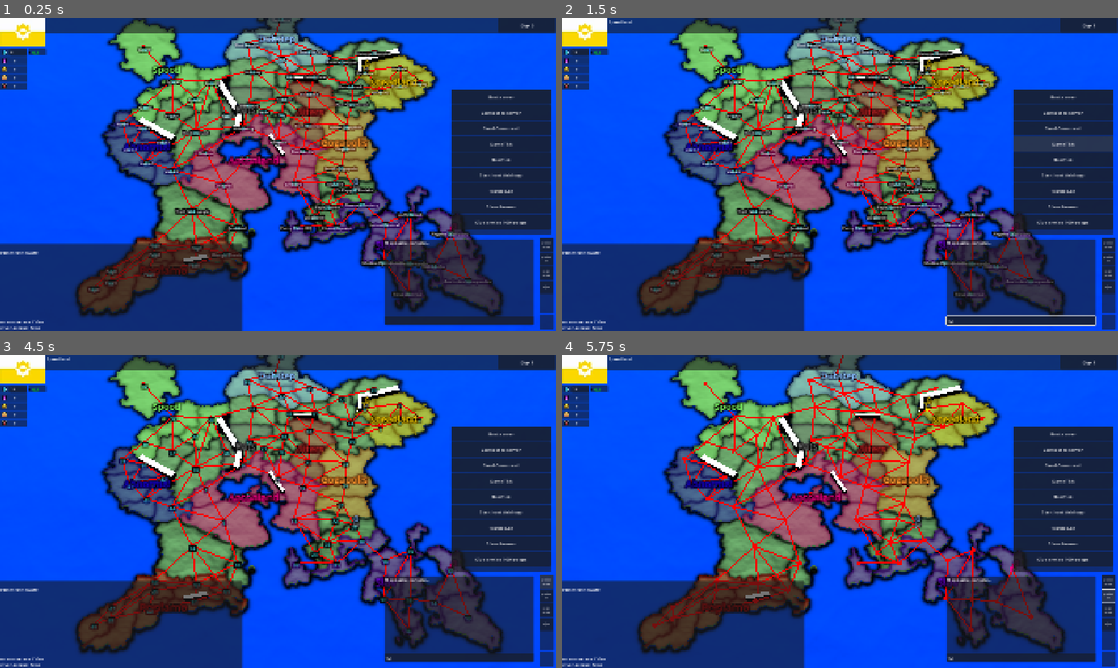
Above: before the commit, frames 1-4 (two rows, left to right).
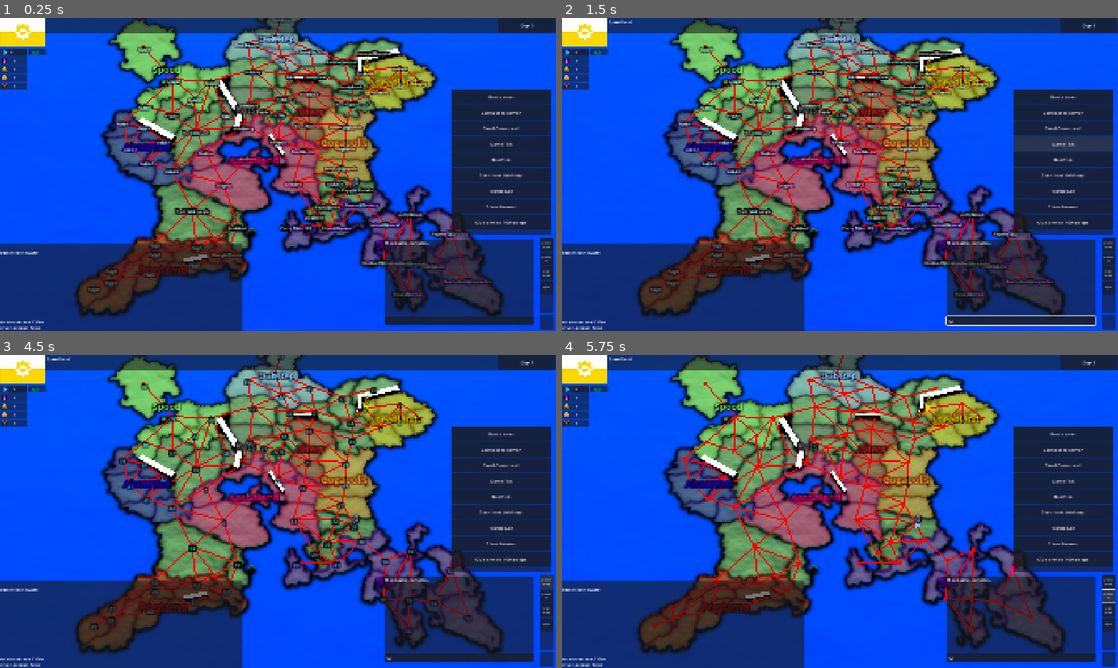
Above: after the commit, the same moments.

Repository: adrutkow/MapGame
Game: Godot game, scene res://node_3d.tscn
Two runs of this game, one before a commit and one after it. Both use one fixed random seed, a clock stepped at 60 frames per second and the inputs below. The engine's default icon, where the game draws it, is replaced by a stand-in: a white triangle on a blue panel in a dark square.
Inputs (mouse positions are in pixels of both pictures, inside the frame that each line leads up to):
- Up to frame 1 (0.25 s): no input
- Up to frame 2 (1.5 s): click (1017, 321) at 0.52 s; type "12" at 0.6 s; click "GameTick" at 1.25 s
- Up to frame 3 (4.5 s): click "Show Armies" at 2 s; click (22, 367) at 2.75 s; click (544, 658) at 3.5 s; click "province names" at 4.25 s
- Up to frame 4 (5.75 s): click "province ids" at 5 s

The runs differ from the first frame. In frame 1, less than 0.1% of the frame differs, in the area x 63-82%, y 15-69%; in frame 2, less than 0.1%; in frame 3, less than 0.1%; in frame 4, less than 0.1%, in the area x 63-82%, y 15-70%.

Commit message:
More military progress

Diff:
--- a/Scripts/Resources/army.gd
+++ b/Scripts/Resources/army.gd
@@ -11,6 +11,7 @@
 var move_target: int = -1;
 var move_progress: float = 0.0;
 var speed: float = 50.0;
+var defeated: bool = false;
 
 func tick_movement():
 	move_progress += speed;
@@ -20,8 +21,27 @@
 		move_to_province(move_target);
 
 func move_to_province(p: int):
+	var armies: Array[int];
+
+	armies = GameInstance.game_instance.get_army_ids_in_province(p);
+	if (not is_defeated() and GameInstance.game_instance.province_has_active_enemy_army(p)):
+		start_combat(p);
+		return;
+
 	if (p != -1):
 		province_id = p;
+
+func start_combat(target_province: int):
+	var temp: Combat;
+
+	temp = Combat.new();
+	temp.armies.append(self.army_id);
+	for i in GameInstance.game_instance.get_army_ids_in_province(target_province):
+		temp.armies.append(i);
+	desired_path = [];
+
+	GameInstance.game_instance.combats.append(temp);
+
 
 func get_next_move_target() -> int:
 	var current_path_index: int = -1;
@@ -37,3 +57,32 @@
 	if (not (unit_name in unit_groups.keys())):
 		unit_groups[unit_name] = 0;
 	unit_groups[unit_name] += count;
+
+func get_unit_count() -> int:
+	var output: int = 0;
+
+	for k in unit_groups.keys():
+		output += unit_groups[k];
+	return (output);
+
+func lose_unit(count: int = 0, unit_name: String = ""):
+	if (not (unit_name in unit_groups.keys())):
+		unit_groups[unit_name] = 0;
+		return;
+	if (unit_name == ""):
+		for k in unit_groups.keys():
+			unit_groups[k] -= count;
+		return;
+	unit_groups[unit_name] -= count;
+	if (unit_groups[unit_name] < 0):
+		unit_groups[unit_name] = 0;
+
+
+func is_in_combat() -> bool:
+	for c: Combat in GameInstance.game_instance.get_combats():
+		if (self.army_id in c.armies):
+			return (true);
+	return (false);
+
+func is_defeated() -> bool:
+	return (defeated);
--- /dev/null
+++ b/Scripts/Resources/combat.gd
@@ -0,0 +1,79 @@
+extends Resource
+class_name Combat;
+
+var armies: Array[int];
+
+
+func tick():
+	var side_one: Array[int];
+	var side_two: Array[int];
+	var side_one_strength: float = 0;
+	var side_two_strength: float = 0;
+
+	if (len(armies) <= 1):
+		stop();
+		return;
+
+	for i: int in range(0, len(armies)):
+		var army: Army = GameInstance.game_instance.get_army_by_id(armies[i]);
+		var nation: Nation = GameInstance.game_instance.get_nations()[army.nation_owner_id];
+
+		if (army.is_defeated()):
+			continue;
+		if (i == 0):
+			side_one.append(armies[0]);
+			continue;
+		side_two.append(armies[1]);
+
+	if (len(side_one) == 0 or len(side_two) == 0):
+		stop();
+		return;
+
+	side_one_strength = get_side_strength(side_one);
+	side_two_strength = get_side_strength(side_two);
+
+	var diff = abs(side_one_strength - side_two_strength);
+
+	if (side_one_strength < side_two_strength):
+		for a_id: int in side_one:
+			GameInstance.game_instance.get_army_by_id(a_id).lose_unit(50);
+	if (side_one_strength > side_two_strength):
+		for a_id: int in side_two:
+			GameInstance.game_instance.get_army_by_id(a_id).lose_unit(50);
+	if (side_one_strength == side_two_strength):
+		for a_id: int in side_one:
+			GameInstance.game_instance.get_army_by_id(a_id).lose_unit(50);
+		for a_id: int in side_two:
+			GameInstance.game_instance.get_army_by_id(a_id).lose_unit(50);
+
+
+	for a_id: int in armies:
+		var army: Army = GameInstance.game_instance.get_army_by_id(a_id);
+
+		if (army.get_unit_count() <= 0):
+			army.defeated = true;
+
+func get_side_strength(side: Array[int]) -> float:
+	var output: float = 0;
+
+	for i: int in side:
+		var army: Army = GameInstance.game_instance.get_army_by_id(i);
+		var nation: Nation = GameInstance.game_instance.get_nations()[army.nation_owner_id];
+
+		output += army.get_unit_count();
+	return (output);
+
+
+func stop():
+	var index: int;
+
+	index = GameInstance.game_instance.combats.find(self);
+	if (index != -1):
+		GameInstance.game_instance.combats.remove_at(index);
+
+func get_province_id() -> int:
+	var output: int = -1;
+
+	if (not armies.is_empty()):
+		output = GameInstance.game_instance.get_army_by_id(armies[0]).province_id;
+	return (output);
--- a/Scripts/nation.gd
+++ b/Scripts/nation.gd
@@ -10,6 +10,7 @@
 var gold: float = 0;
 var happiness: float = 0;
 var power: float = 0;
+var allied_nations: Array[int] = [];
 
 func set_values_from_nation_data(nation_data: NationData):
 	owned_provinces = nation_data.owned_provinces.duplicate();
--- a/Scripts/utils.gd
+++ b/Scripts/utils.gd
@@ -1,4 +1,9 @@
 extends Node
+
+var rng: RandomNumberGenerator;
+
+func _ready() -> void:
+	rng = RandomNumberGenerator.new();
 
 func wait(time: float) -> bool:
 	await get_tree().create_timer(time).timeout
--- /dev/null
+++ b/army_arrow.gd
@@ -0,0 +1,2 @@
+extends Node3D
+class_name ArmyArrow
--- a/army_cube.gd
+++ b/army_cube.gd
@@ -21,15 +21,15 @@
 	m.vertex_color_use_as_albedo = true;
 	m.shading_mode = BaseMaterial3D.SHADING_MODE_UNSHADED;
 
-func set_army_count_text(i: int):
-	pass;
-
 func offset_troop_count_text(count: int):
 	var base_height: float;
 
 	base_height = $TroopCount.position.y;
 	$TroopCount.position.y = base_height + count * 0.25;
 
+func set_is_defeated(b: bool):
+	$TroopCount/IsDefeated.visible = b;
+
 func draw_selected():
 	$TroopCount.outline_modulate = Color.GREEN;
 
--- a/client.gd
+++ b/client.gd
@@ -1,6 +1,9 @@
 extends Node3D
 
-var nation: Nation = null;
+var nation_id: int = -1;
+
+func _ready() -> void:
+	nation_id = 0;
 
 func get_nation() -> Nation:
-	return (nation);
+	return (GameInstance.game_instance.get_nations()[nation_id]);
--- /dev/null
+++ b/combat_visual.gd
@@ -0,0 +1,2 @@
+extends Node3D
+class_name CombatVisual;
--- a/game_instance.gd
+++ b/game_instance.gd
@@ -4,6 +4,7 @@
 static var game_instance: GameInstance;
 var nations: Array[Nation];
 var armies: Array[Army];
+var combats: Array[Combat];
 var provinces: Array[ProvinceState];
 var day: int = 0;
 
@@ -29,7 +30,7 @@
 	GameInstance.game_instance = self;
 	create_nations();
 	create_provinces();
-	Client.nation = get_nations()[0];
+	Client.nation_id = 0;
 
 	summon_army(0, 0);
 	summon_army(13, 2);
@@ -58,9 +59,16 @@
 		a.tick_movement();
 	Map.map_instance.generate_mapview_military();
 
+func tick_combats():
+	for c: Combat in get_combats():
+		c.tick();
+	Map.map_instance.generate_mapview_military();
+
+
 func tick():
 	tick_commands();
 	tick_armies();
+	tick_combats();
 	for p: ProvinceState in provinces:
 		p.tick();
 	day += 1;
@@ -113,6 +121,9 @@
 func get_armies() -> Array[Army]:
 	return (armies);
 
+func get_combats() -> Array[Combat]:
+	return (combats);
+
 func get_nation_by_id(id: int) -> Nation:
 	return (get_nations()[id]);
 
@@ -145,6 +156,21 @@
 			output.append(a.army_id)
 	return (output);
 
+func province_has_active_enemy_army(province_id: int, army_id: int = -1) -> bool:
+	var armies: Array[int];
+	var output = false;
+
+	armies = get_army_ids_in_province(province_id);
+
+	for a_id: int in armies:
+		var army: Army = get_army_by_id(a_id);
+
+		if (not army.is_defeated()):
+			return (true);
+
+	return (output);
+
+
 func summon_army(province_id: int, nation_owner_id: int):
 	var temp: Army;
 
--- a/map.gd
+++ b/map.gd
@@ -309,7 +309,9 @@
 	var temp2;
 
 	for t in $MapViews/Military.get_children():
-		if (t.name != "ArmyCube" and t.name != "ArmyArrow"):
+		if (t is ArmyCube and t.name != "ArmyCube"):
+			t.queue_free();
+		if (t is ArmyArrow and t.name != "ArmyArrow"):
 			t.queue_free();
 
 	for a: Army in GameInstance.game_instance.get_armies():
@@ -333,6 +335,7 @@
 		temp.set_troop_count_text_color(c);
 		temp.offset_troop_count_text(offset);
 		temp.province_id = a.province_id;
+		temp.set_is_defeated(a.is_defeated());
 		$MapViews/Military.add_child(temp);
 
 		if (not (a.get_next_move_target() == -1)):
@@ -351,7 +354,24 @@
 			var angle_degrees = rad_to_deg(atan2(y2 - y1, x2 - x1));
 			temp2.rotation_degrees = Vector3(0, -angle_degrees, 0);
 
+	generate_mapview_combats();
 	update_armycube_visual();
+
+
+
+func generate_mapview_combats():
+	for t in $MapViews/Military.get_children():
+		if (t is CombatVisual and t.name != "CombatVisual"):
+			t.queue_free();
+
+	for c: Combat in GameInstance.game_instance.get_combats():
+		var pos: Vector3 = Map.bitmap_vector_to_world(Map.map_instance.get_province_center(c.get_province_id()));
+		var temp;
+
+		temp = $MapViews/Military/CombatVisual.duplicate();
+		temp.position = pos;
+		$MapViews/Military.add_child(temp);
+
 
 func get_armycubes() -> Array[ArmyCube]:
 	var output: Array[ArmyCube];
--- a/node_3d.tscn
+++ b/node_3d.tscn
@@ -10,11 +10,13 @@
 [ext_resource type="Material" uid="uid://d4nvr5op0ya5v" path="res://Assets/Materials/land.tres" id="4_tuemg"]
 [ext_resource type="Script" uid="uid://f4qad80giudw" path="res://land.gd" id="5_3v7ru"]
 [ext_resource type="Texture2D" uid="uid://bn2a3apdp0b2r" path="res://test34.png" id="5_i0g27"]
+[ext_resource type="Script" uid="uid://ba3w4sn76i5je" path="res://combat_visual.gd" id="6_5t8nk"]
 [ext_resource type="Texture2D" uid="uid://cw81d5rdlynfc" path="res://icon.svg" id="6_dhlwf"]
 [ext_resource type="Script" uid="uid://vxtf8rgy6xn2" path="res://army_cube.gd" id="6_vxd74"]
 [ext_resource type="Shader" uid="uid://cph51f8vu2m17" path="res://water.gdshader" id="7_wc5p8"]
 [ext_resource type="Script" uid="uid://b70riu7gbpbvf" path="res://game_instance.gd" id="8_jsk3o"]
 [ext_resource type="Texture2D" uid="uid://dv600tyxh1qhh" path="res://Screenshot 2025-11-15 042842.png" id="9_4arys"]
+[ext_resource type="Script" uid="uid://cqxhlqnjji4jf" path="res://army_arrow.gd" id="9_j3e5s"]
 [ext_resource type="Texture2D" uid="uid://bdxv7tkkhj8yq" path="res://Assets/Icons/science.png" id="10_6iypd"]
 [ext_resource type="Texture2D" uid="uid://djkn6fam336ky" path="res://Assets/Icons/culture.png" id="11_wlxy5"]
 [ext_resource type="Texture2D" uid="uid://bxtex6og3mkq3" path="res://Assets/Icons/gold.png" id="12_3v7ru"]
@@ -201,9 +203,10 @@
 
 [node name="Military" type="Node3D" parent="Map/MapViews"]
 
-[node name="ArmyCombat" type="Node3D" parent="Map/MapViews/Military"]
-
-[node name="Sprite3D" type="Sprite3D" parent="Map/MapViews/Military/ArmyCombat"]
+[node name="CombatVisual" type="Node3D" parent="Map/MapViews/Military"]
+script = ExtResource("6_5t8nk")
+
+[node name="Sprite3D" type="Sprite3D" parent="Map/MapViews/Military/CombatVisual"]
 transform = Transform3D(0.1, 0, 0, 0, 0.1, 0, 0, 0, 0.1, 0, 0, 0)
 billboard = 1
 no_depth_test = true
@@ -223,15 +226,17 @@
 text = "10000"
 font_size = 20
 
-[node name="ArmyCount" type="Label3D" parent="Map/MapViews/Military/ArmyCube/TroopCount"]
+[node name="IsDefeated" type="Label3D" parent="Map/MapViews/Military/ArmyCube/TroopCount"]
 transform = Transform3D(1, 0, 0, 0, 1, 0, 0, 0, 1, 0, -0.0672156, 0)
 no_depth_test = true
-text = "x22"
+modulate = Color(1, 0, 0, 1)
+text = "Defeated"
 font_size = 8
 outline_size = 6
 
 [node name="ArmyArrow" type="Node3D" parent="Map/MapViews/Military"]
 transform = Transform3D(0.5, 0, 0, 0, 0.5, 0, 0, 0, 0.5, 0, 0, 0)
+script = ExtResource("9_j3e5s")
 
 [node name="MeshInstance3D" type="MeshInstance3D" parent="Map/MapViews/Military/ArmyArrow"]
 transform = Transform3D(0.3, 0, 0, 0, 0.05, 0, 0, 0, 0.05, 0, 0, 0)
--- a/ui_manager.gd
+++ b/ui_manager.gd
@@ -45,7 +45,7 @@
 	Map.map_instance.update_armycube_visual();
 
 func get_client_nation() -> Nation:
-	return (Client.nation);
+	return (Client.get_nation());
 
 func update_resources():
 	var nation: Nation;
Not shown, added: Scripts/Resources/combat.gd.uid
Not shown, added: army_arrow.gd.uid
Not shown, added: combat_visual.gd.uid
Not shown: 1 places in node_3d.tscn that only renumber resources
